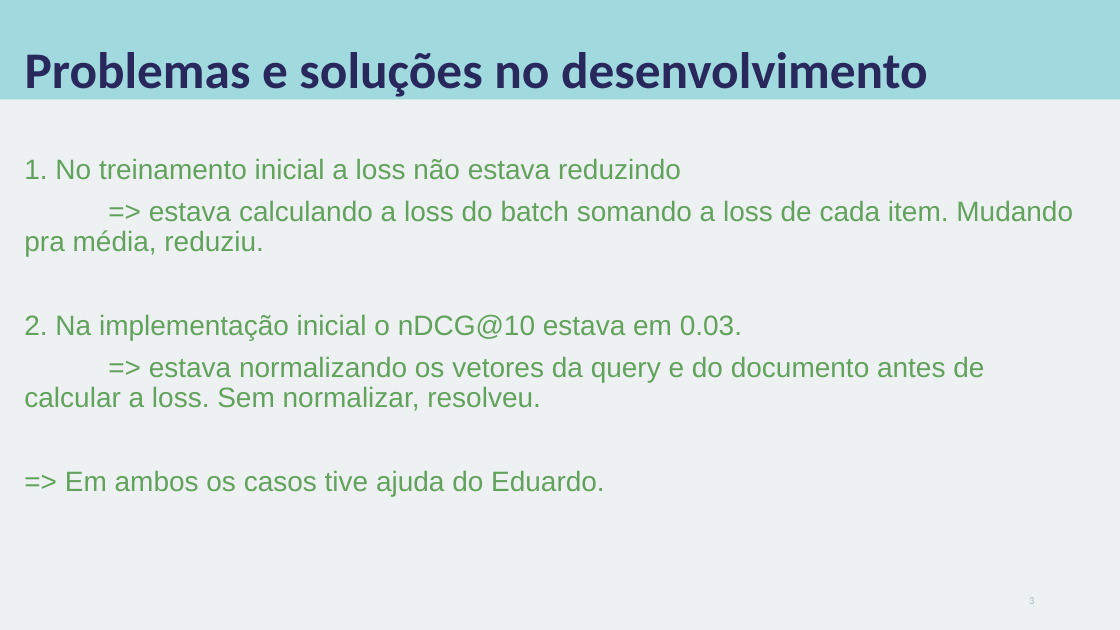
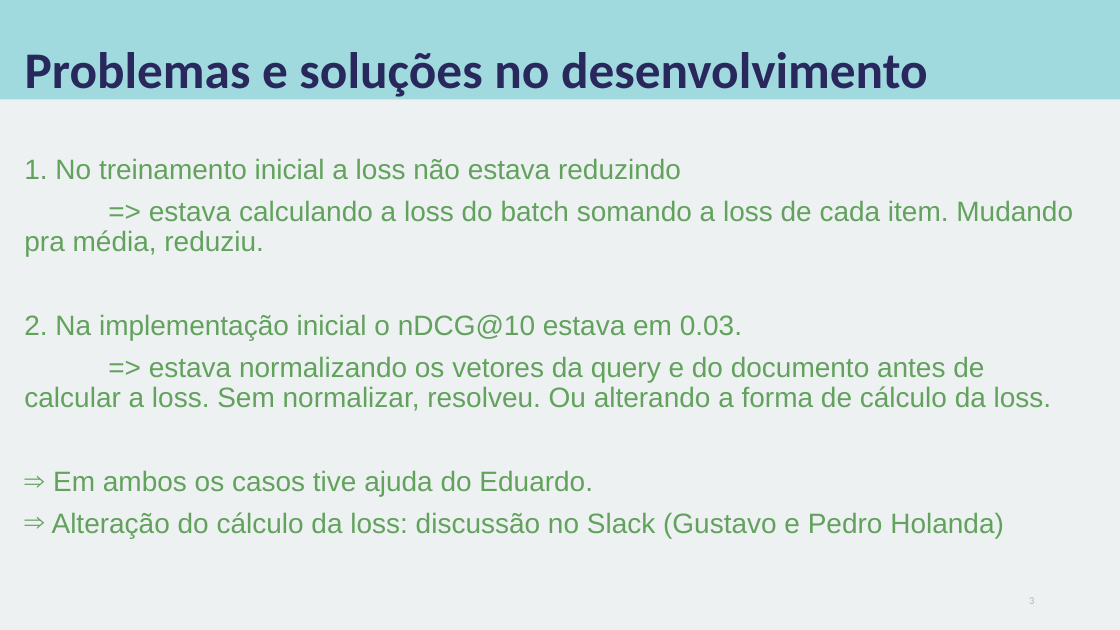
Before and after one commit to carisio/IA368-DD_deep_learning_busca, a slide deck: slide 3 of 6 - busca densa/notebook/apresentacao_notebook_dense_retriever.pptx. Drawn at 1120x630 pixels with LibreOffice and Linux fonts; fonts in the diff are those of the drawing. Boxes give left, top, right and bottom in pixels: in the first picture for what was removed or moved away, otherwise in the second. Text is boxed around its words. In the diff, an @@ line names an element or a change of style, - is before the commit and + after.

```diff
--- a/6 - busca densa/notebook/apresentacao_notebook_dense_retriever.pptx
+++ b/6 - busca densa/notebook/apresentacao_notebook_dense_retriever.pptx
@@ text at <box>24,356,1052,538</box>: text changed @@
-=> estava normalizando os vetores da query e do documento antes de calcular a loss. Sem normalizar, resolveu.
-=> Em ambos os casos tive ajuda do Eduardo.
+=> estava normalizando os vetores da query e do documento antes de calcular a loss. Sem normalizar, resolveu. Ou alterando a forma de cálculo da loss.
+⇒ Em ambos os casos tive ajuda do Eduardo.
+⇒ Alteração do cálculo da loss: discussão no Slack (Gustavo e Pedro Holanda)
```
Also in this commit, not shown: 2 other slides changed, 3 other files.
